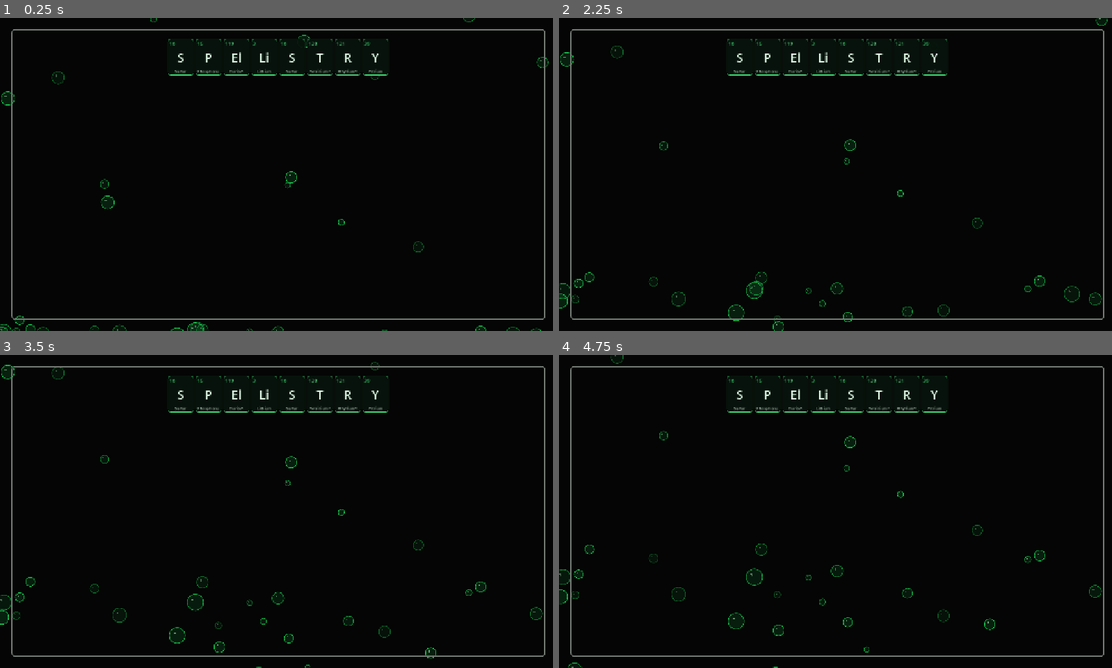
Above: before the commit, frames 1-4 (two rows, left to right).
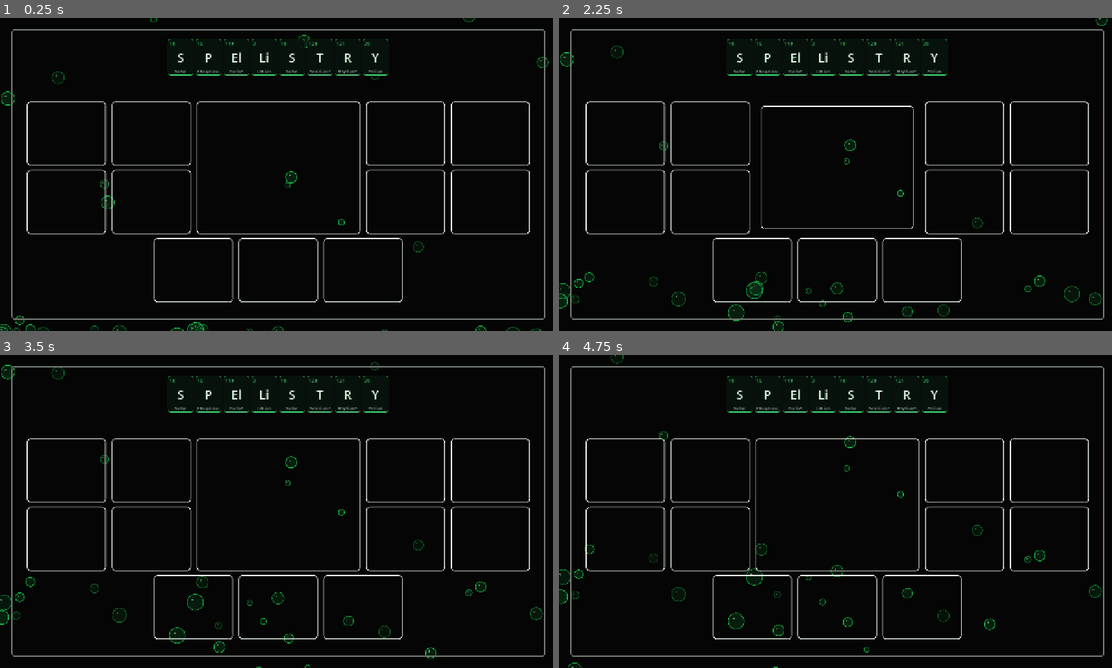
Above: after the commit, the same moments.

Repository: Caidenew/spellistry
Game: Godot game, scene res://scenes/home_screen.tscn
The game is run twice, just before and just after one commit, with the same random seed, the same clock (stepped at 60 frames per second) and the same inputs.
Inputs (mouse positions are in pixels of both pictures, inside the frame that each line leads up to):
- Up to frame 1 (0.25 s): no input
- Up to frame 2 (2.25 s): move the mouse to (957, 158) at 0.52 s; move the mouse to (724, 190) at 1.27 s; move the mouse to (890, 105) at 2.02 s
- Up to frame 3 (3.5 s): move the mouse to (248, 574) at 2.77 s
- Up to frame 4 (4.75 s): move the mouse to (1006, 558) at 3.52 s; move the mouse to (669, 464) at 4.27 s

The runs differ from the first frame. In frame 1, 2.5% of the frame differs, in the area x 4-96%, y 26-91%; in frame 2, 2.5%; in frame 3, 2.5%; in frame 4, 2.5%.
Error before the commit: Parse Error: Expected statement, found "Indent" instead. (res://scripts/game_grid.gd:92)

Commit message:
Fix grid slot creation indentation

Diff:
--- a/scripts/game_grid.gd
+++ b/scripts/game_grid.gd
@@ -88,7 +88,7 @@
 				continue
 
 			var slot := BeveledGameSlot.new()
-		slots.append(slot)
+			slots.append(slot)
 			add_child(slot)
 
 	merged_slot = BeveledGameSlot.new()
@@ -124,7 +124,11 @@
 			if column == 2 or column == 3:
 				continue
 
-			_place_slot(slots[slot_index], grid_origin + Vector2(column * pitch.x, row * pitch.y), Vector2(tile_width, tile_height))
+			_place_slot(
+				slots[slot_index],
+				grid_origin + Vector2(column * pitch.x, row * pitch.y),
+				Vector2(tile_width, tile_height)
+			)
 			slot_index += 1
 
 	var merged_size := Vector2(2 * tile_width + horizontal_gap, 2 * tile_height + vertical_gap)
